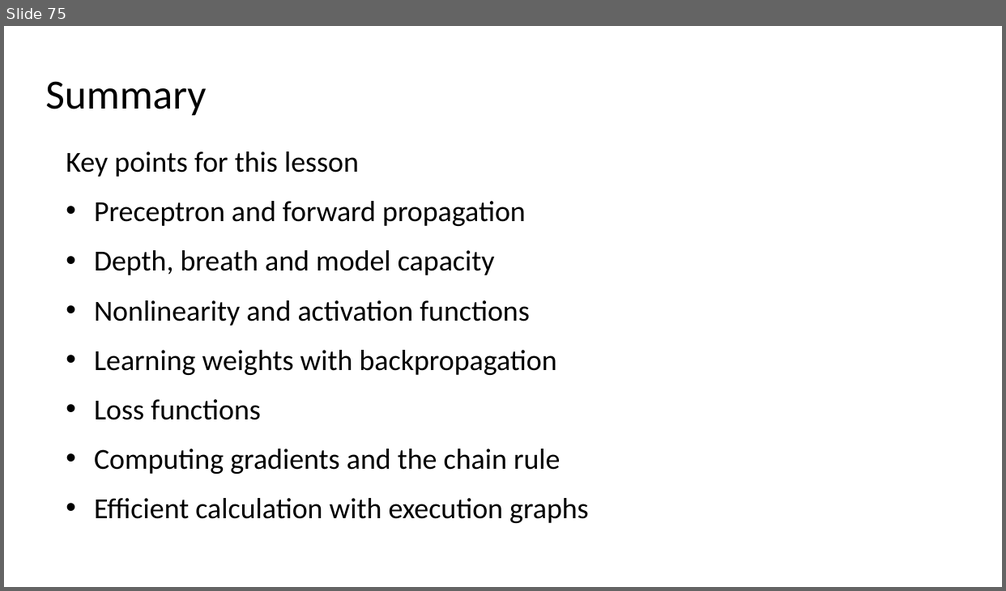
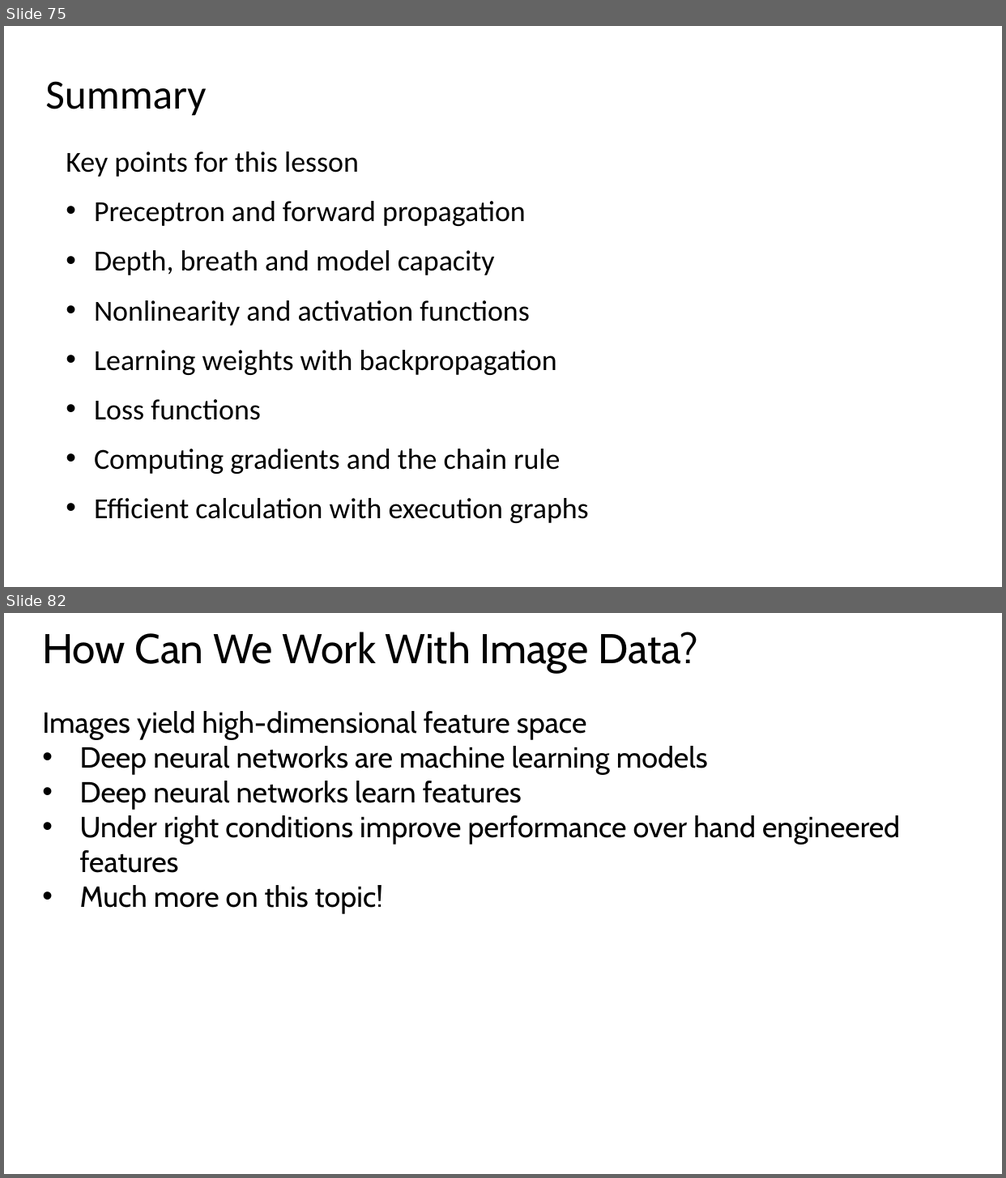
Before and after one commit to StephenElston/MachineLearning530, a slide deck: Lesson1/1_BuildingBlocksOfDeepLearning.pptx. Shown one above the other, each under a label of ours: slide 75 before the commit, slides 75 and 82 after it; the slides between them are not shown. The pictures are 1006x591 and 1006x1178 pixels, drawn with LibreOffice and Linux fonts; fonts in the diff are those of the drawing. Boxes give left, top, right and bottom in pixels: in the first picture for what was removed or moved away, otherwise in the second. Text is boxed around its words. In the diff, an @@ line names an element or a change of style, - is before the commit and + after.

```diff
--- a/Lesson1/1_BuildingBlocksOfDeepLearning.pptx
+++ b/Lesson1/1_BuildingBlocksOfDeepLearning.pptx
@@ slide 82 added at (4,613,1002,1174), background #FFFFFF @@
@@ text added at (42,632,698,672), 40 pt, text #000000 @@
+How Can We Work With Image Data?
@@ text added at (42,711,900,914), 28 pt, text #000000 @@
+Images yield high-dimensional feature space
+• Deep neural networks are machine learning models
+• Deep neural networks learn features
+• Under right conditions improve performance over hand engineered features
+• Much more on this topic!
```
Also in this commit, not shown: 25 other slides added.
